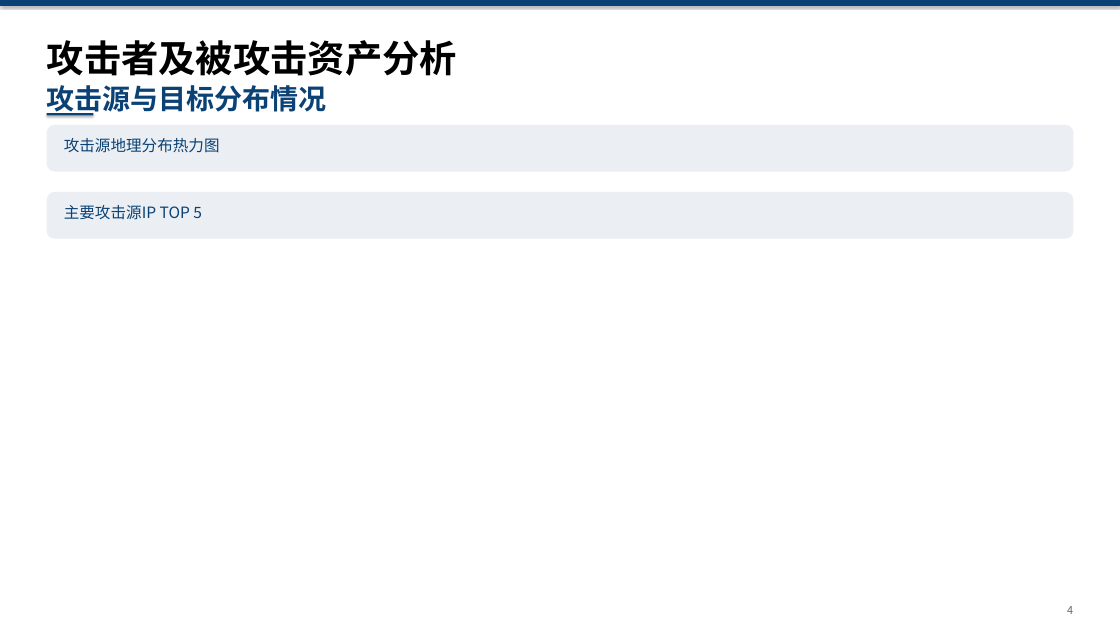
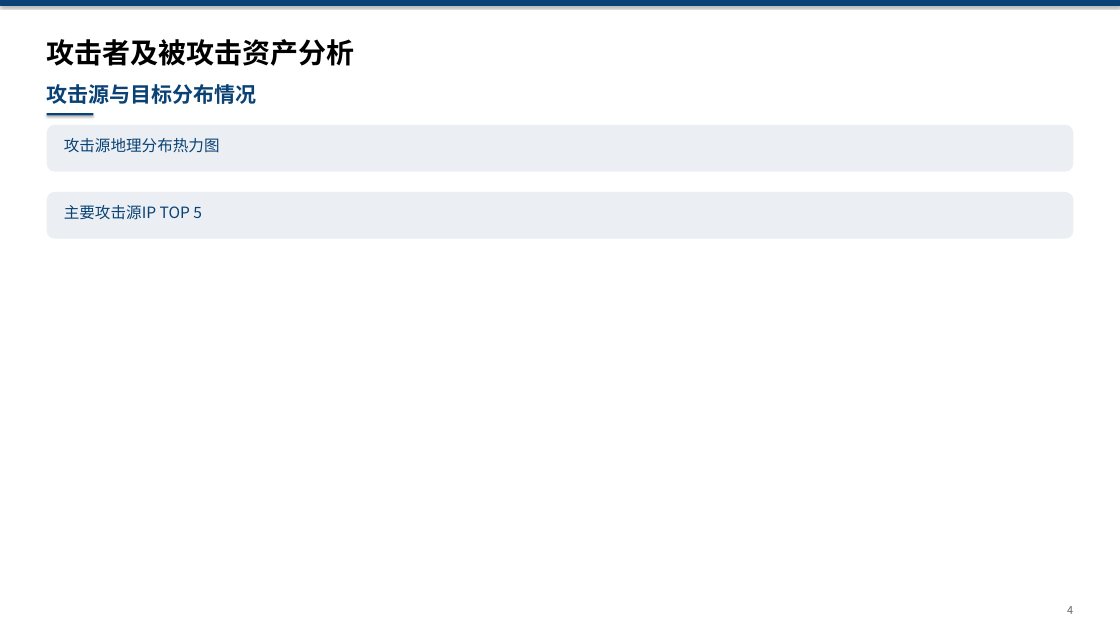
Before and after one commit to Xupai2022/html2pptx, a slide deck: slide 1 of output/slide04.pptx. Drawn at 1120x630 pixels with LibreOffice and Linux fonts; fonts in the diff are those of the drawing. Boxes give left, top, right and bottom in pixels: in the first picture for what was removed or moved away, otherwise in the second. Text is boxed around its words. In the diff, an @@ line names an element or a change of style, - is before the commit and + after.

```diff
--- a/output/slide04.pptx
+++ b/output/slide04.pptx
@@ text "攻击者及被攻击资产分析" at box(47, 39, 355, 66): size 48 to 36 pt @@
@@ text "攻击源与目标分布情况" at box(47, 84, 257, 104): size 36 to 27 pt @@
```
Also in this commit, not shown: 35 other files.
